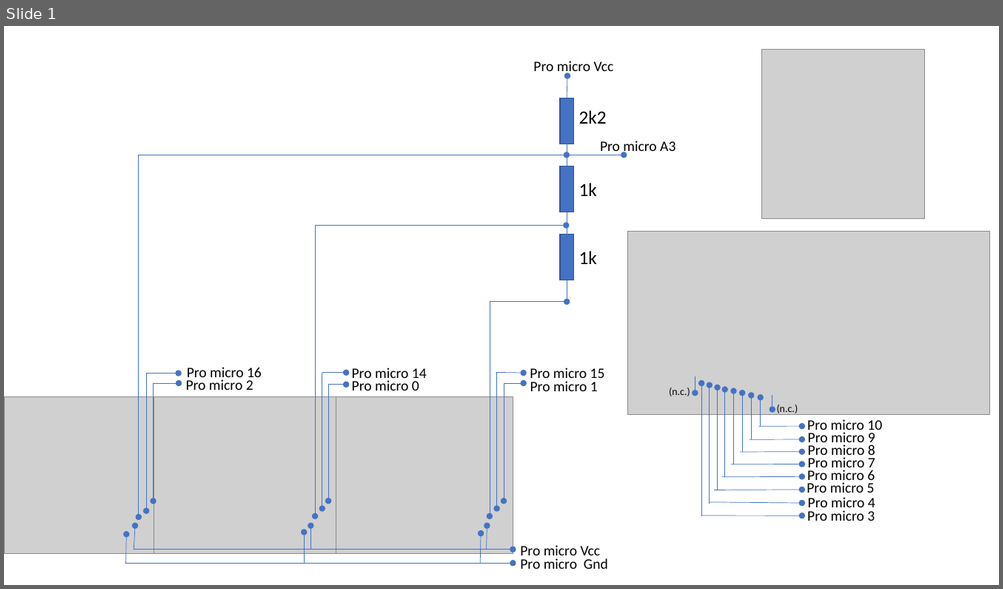
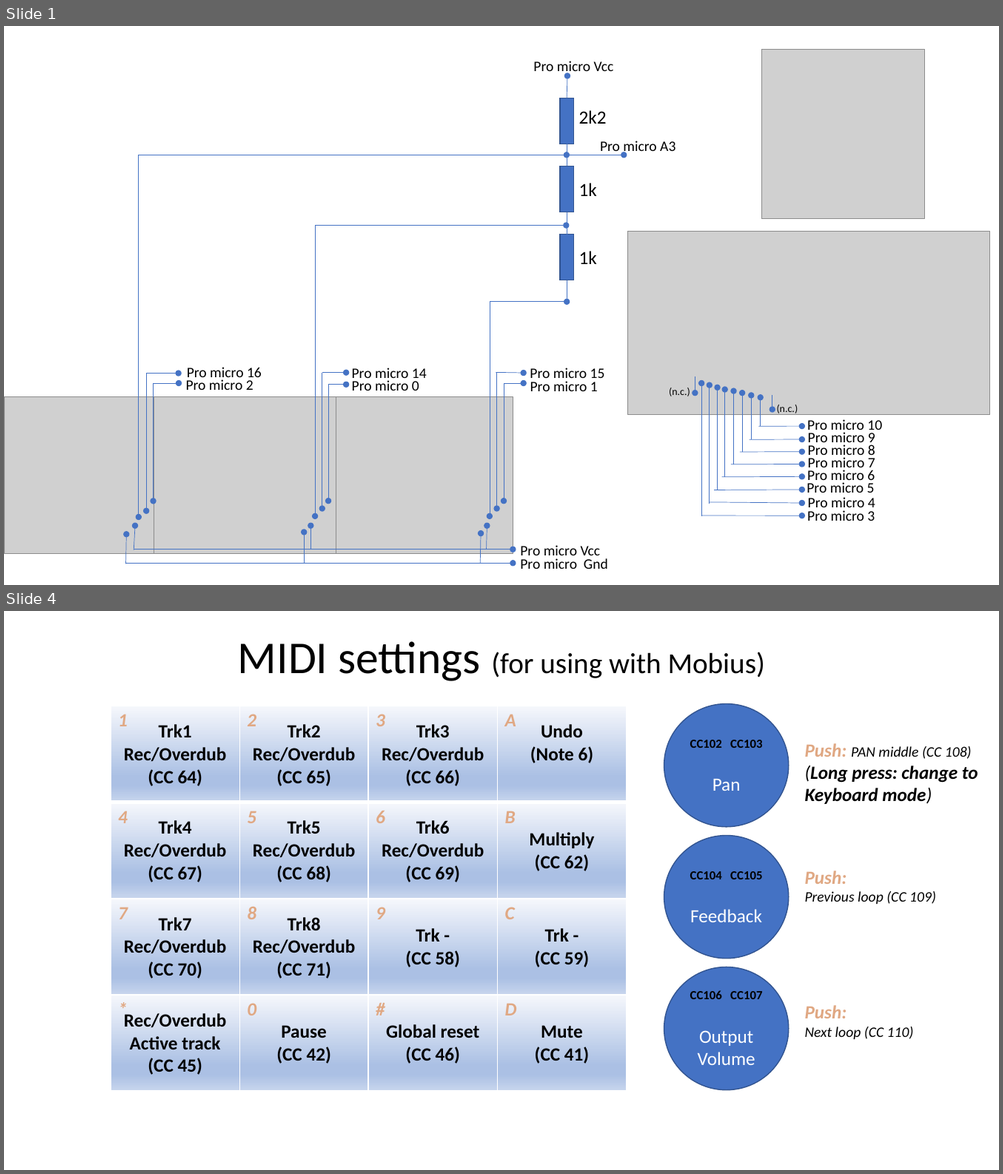
Before and after one commit to Alonsog2/InputDeviceForDrawingTablet, a slide deck: DOC/Esquema.pptx. Shown one above the other, each under a label of ours: slide 1 before the commit, slides 1 and 4 after it; the slides between them are not shown. The pictures are 1003x589 and 1003x1174 pixels, drawn with LibreOffice and Linux fonts; fonts in the diff are those of the drawing; grey boxes stand for pictures. Boxes give left, top, right and bottom in pixels: in the first picture for what was removed or moved away, otherwise in the second. Text is boxed around its words. In the diff, an @@ line names an element or a change of style, - is before the commit and + after.

```diff
--- a/DOC/Esquema.pptx
+++ b/DOC/Esquema.pptx
@@ slide 4 added at bbox=[4, 611, 999, 1170], background #FFFFFF @@
@@ title added at bbox=[238, 641, 765, 681], 28 pt, text #000000 @@
+MIDI settings (for using with Mobius)
@@ table added at bbox=[111, 706, 626, 1091], 4 rows, 4 columns @@
+1 | 2 | 3 | A
+4 | 5 | 6 | B
+7 | 8 | 9 | C
+* | 0 | # | D
@@ table added at bbox=[111, 706, 626, 1092], 4 rows, 4 columns @@
+Trk1 / Rec/Overdub / (CC 64) | Trk2 / Rec/Overdub / (CC 65) | Trk3 / Rec/Overdub / (CC 66) | Undo / (Note 6)
+Trk4 / Rec/Overdub / (CC 67) | Trk5 / Rec/Overdub / (CC 68) | Trk6 / Rec/Overdub / (CC 69) | Multiply / (CC 62)
+Trk7 / Rec/Overdub / (CC 70) | Trk8 / Rec/Overdub / (CC 71) | Trk - / (CC 58) | Trk - / (CC 59)
+Rec/Overdub / Active track / (CC 45) | Pause / (CC 42) | Global reset / (CC 46) | Mute / (CC 41)
@@ ellipse added at bbox=[664, 704, 789, 827], fill #4472C4, outline #325491 1 pt, 12 pt, text #000000, bold @@
+CC102 CC103
+Pan
@@ text added at bbox=[805, 743, 978, 804], 18 pt, text #000000, bold, italic @@
+Push: PAN middle (CC 108)
+(Long press: change to Keyboard mode)
@@ ellipse added at bbox=[664, 835, 789, 959], fill #4472C4, outline #325491 1 pt, 12 pt, text #000000, bold @@
+CC104 CC105
+Feedback
@@ text added at bbox=[805, 871, 936, 904], 14 pt, text #000000, italic @@
+Push:
+Previous loop (CC 109)
@@ ellipse added at bbox=[664, 968, 789, 1091], fill #4472C4, outline #325491 1 pt, 18 pt, text #FFFFFF @@
+CC106 CC107
+Output Volume
@@ text added at bbox=[805, 1005, 913, 1039], 14 pt, text #000000, italic @@
+Push:
+Next loop (CC 110)
```
Also in this commit, not shown: 2 slides changed, 2 other files.
